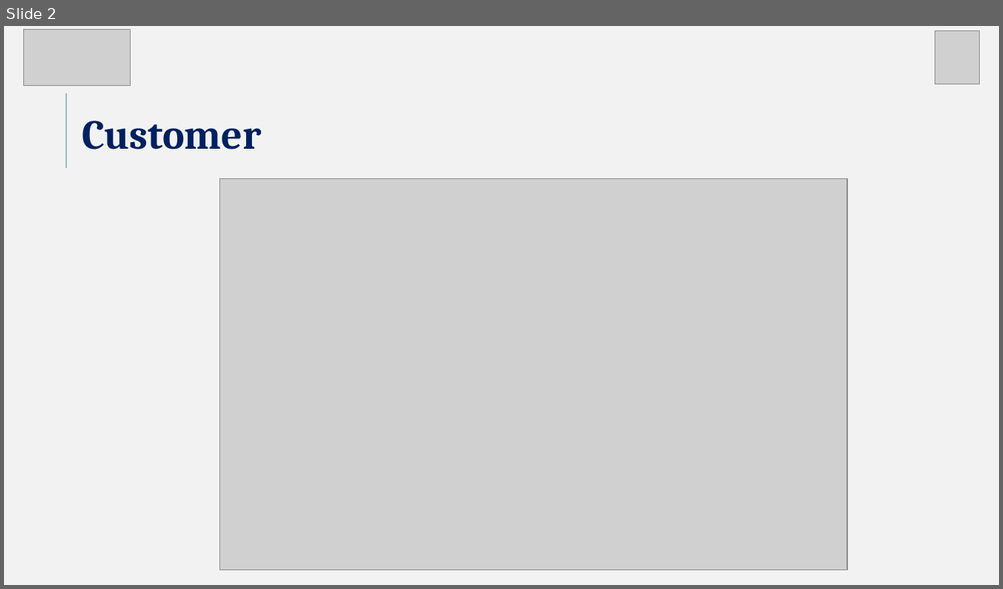
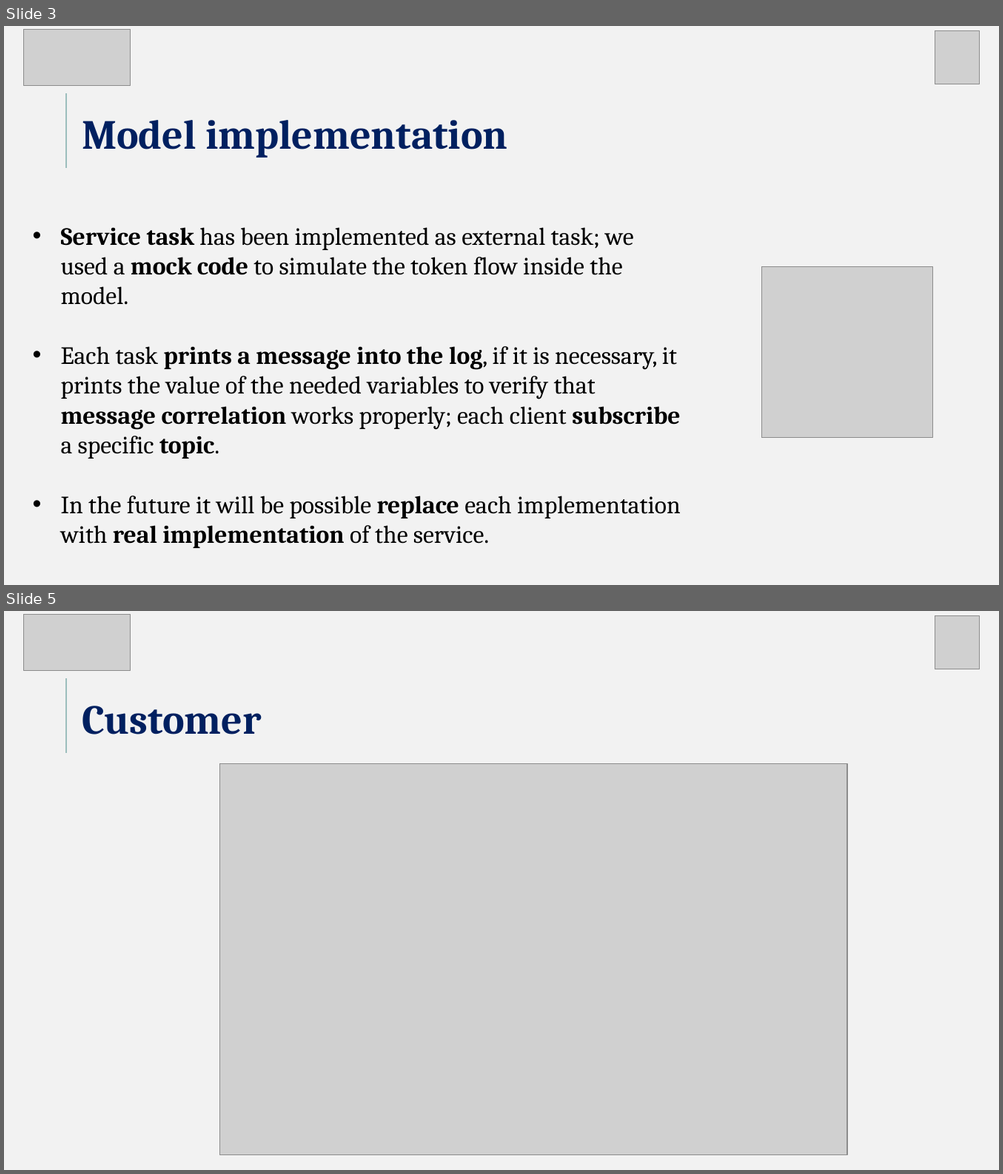
Before and after one commit to Matteoa99/ESI_project, a slide deck: ESI_presentation.pptx. Shown one above the other, each under a label of ours: slide 2 before the commit, slides 3 and 5 after it; the slides between them are not shown. The pictures are 1003x589 and 1003x1174 pixels, drawn with LibreOffice and Linux fonts; fonts in the diff are those of the drawing; grey boxes stand for pictures. Boxes give left, top, right and bottom in pixels: in the first picture for what was removed or moved away, otherwise in the second. Text is boxed around its words. In the diff, an @@ line names an element or a change of style, - is before the commit and + after.

```diff
--- a/ESI_presentation.pptx
+++ b/ESI_presentation.pptx
@@ slide 3 added at box(4, 26, 999, 585), background #F2F2F2; not listed: 1 template element that a slide beside it also shows @@
@@ picture added at box(23, 30, 130, 86) @@
@@ picture added at box(935, 30, 979, 84) @@
@@ text added at box(82, 120, 507, 158), 40 pt, text #002060, bold @@
+Model implementation
@@ text added at box(61, 227, 680, 519), 24 pt, text #000000 @@
+• Service task has been implemented as external task; we used a mock code to simulate the token flow inside the model.
+• Each task prints a message into the log, if it is necessary, it prints the value of the needed variables to verify that message correlation works properly; each client subscribe a specific topic.
+• In the future it will be possible replace each implementation with real implementation of the service.
@@ picture added at box(761, 267, 932, 438) @@
@@ what was slide 2 is now slide 5 @@
```
Also in this commit, not shown: 2 slides changed, 2 other slides added, 4 other files.
